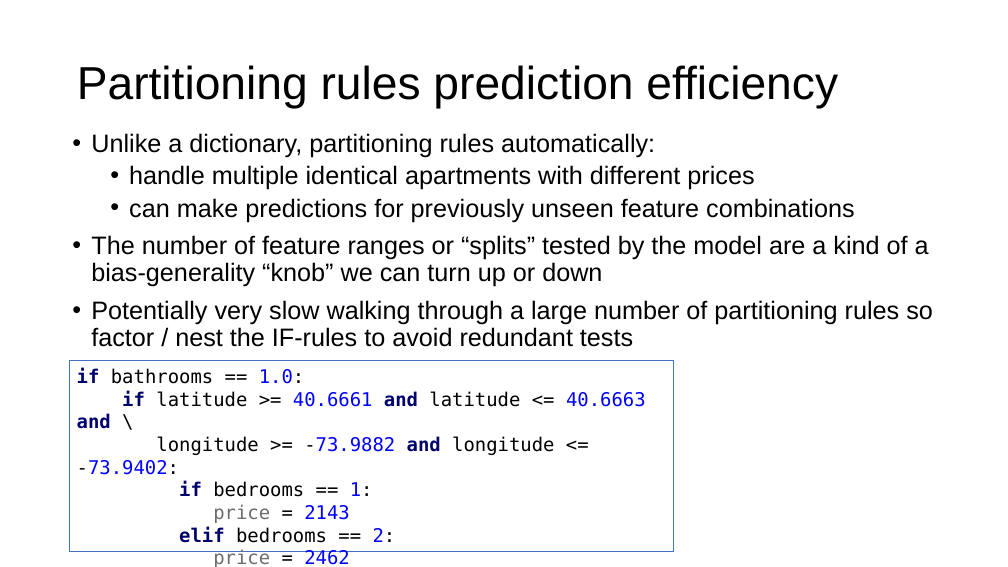
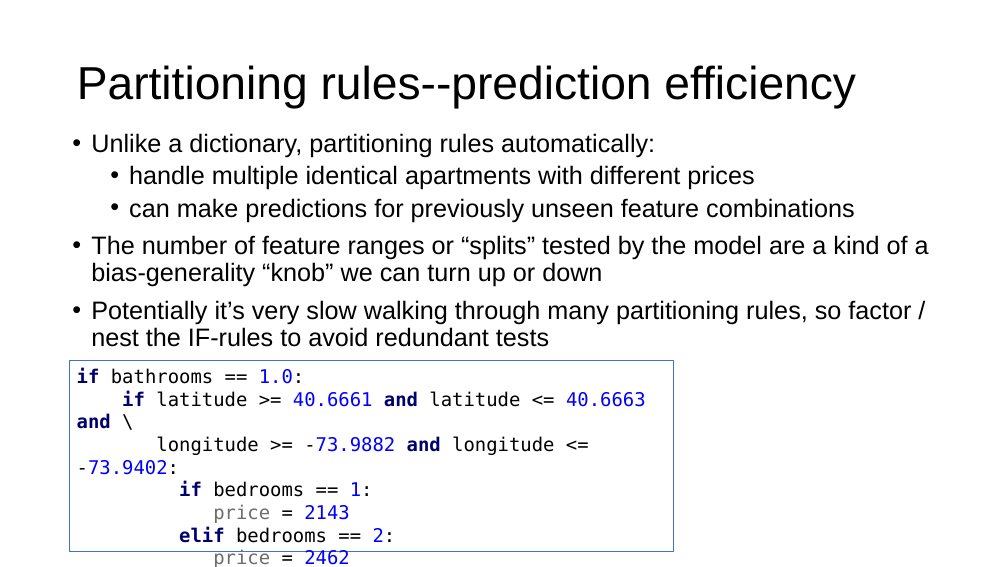
Before and after one commit to parrt/msds621, a slide deck: slide 14 of lectures/nonparametric-models.pptx. Drawn at 1008x567 pixels with LibreOffice and Linux fonts; fonts in the diff are those of the drawing; background and template pictures are left out. Boxes give left, top, right and bottom in pixels: in the first picture for what was removed or moved away, otherwise in the second. Text is boxed around its words. In the diff, an @@ line names an element or a change of style, - is before the commit and + after.

```diff
--- a/lectures/nonparametric-models.pptx
+++ b/lectures/nonparametric-models.pptx
@@ title at (77, 65, 856, 109): text changed @@
-Partitioning rules prediction efficiency
+Partitioning rules--prediction efficiency
@@ text at (91, 300, 911, 347): text changed @@
-• Potentially very slow walking through a large number of partitioning rules so factor / nest the IF-rules to avoid redundant tests
+• Potentially it’s very slow walking through many partitioning rules, so factor / nest the IF-rules to avoid redundant tests
```
Also in this commit, not shown: 1 other slide changed, 1 other file.
